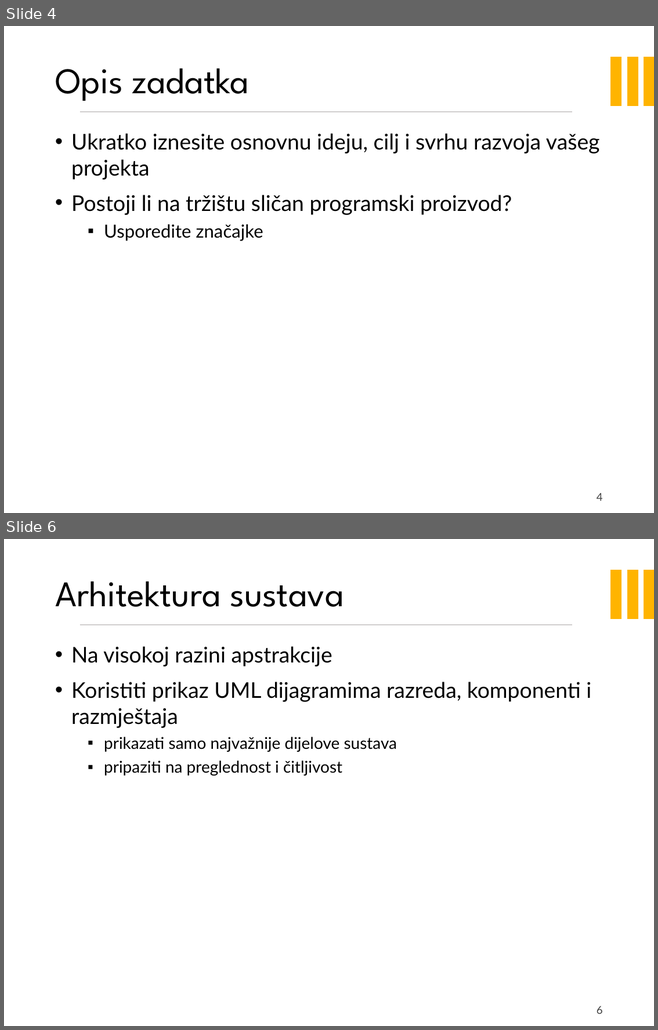
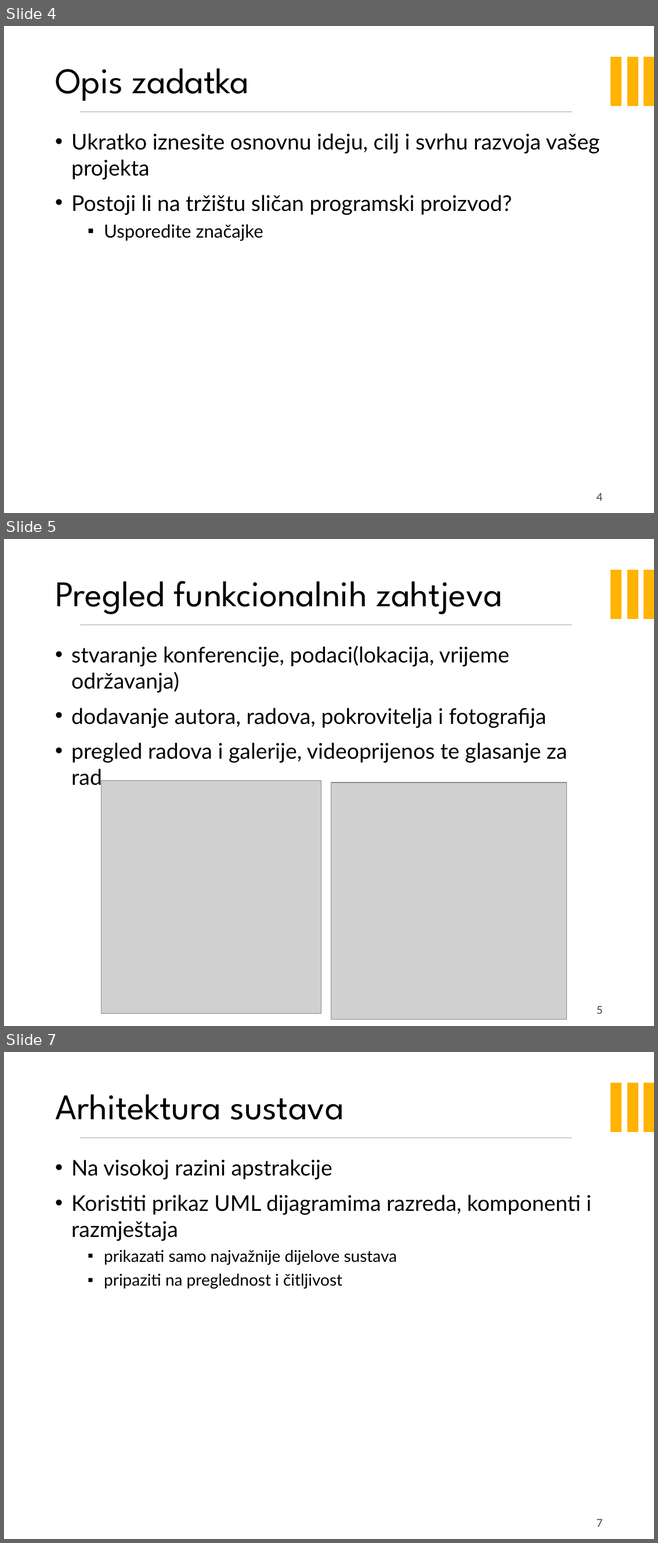
Before and after one commit to doms911/posterized, a slide deck: PROGI_2023_Posterized_prezentacija.pptx. Shown one above the other, each under a label of ours: slides 4 and 6 before the commit, slides 4, 5 and 7 after it; the slides between them are not shown. The pictures are 658x1030 and 658x1543 pixels, drawn with LibreOffice and Linux fonts; fonts in the diff are those of the drawing; grey boxes stand for pictures; background and template pictures are left out. Boxes give left, top, right and bottom in pixels: in the first picture for what was removed or moved away, otherwise in the second. Text is boxed around its words. In the diff, an @@ line names an element or a change of style, - is before the commit and + after.

```diff
--- a/PROGI_2023_Posterized_prezentacija.pptx
+++ b/PROGI_2023_Posterized_prezentacija.pptx
@@ slide 5 added at <box>4,539,654,1026</box>, background picture (left out); not listed: 4 template elements that a slide beside it also shows @@
@@ title added at <box>55,581,502,614</box>, 40 pt, text #000000 @@
+Pregled funkcionalnih zahtjeva
@@ text added at <box>71,646,567,789</box>, 24 pt, text #000000 @@
+• stvaranje konferencije, podaci(lokacija, vrijeme održavanja)
+• dodavanje autora, radova, pokrovitelja i fotografija
+• pregled radova i galerije, videoprijenos te glasanje za rad
@@ picture added at <box>101,781,321,1014</box> @@
@@ picture added at <box>331,783,567,1020</box> @@
@@ page number added at <box>596,1006,603,1014</box>, 12 pt, text #404040 @@
+5
@@ what was slide 6 is now slide 7 @@
@@ page number at <box>596,1519,603,1527</box>: text changed @@
-6
+7
```
Also in this commit, not shown: 1 other slide added, 1 slide removed.
